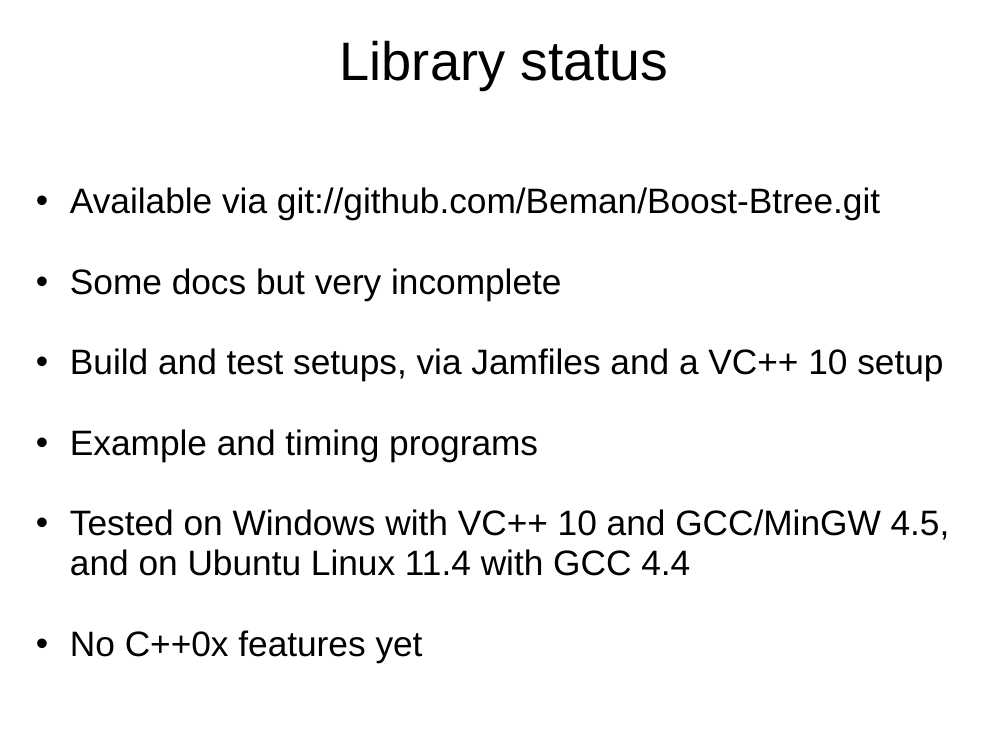
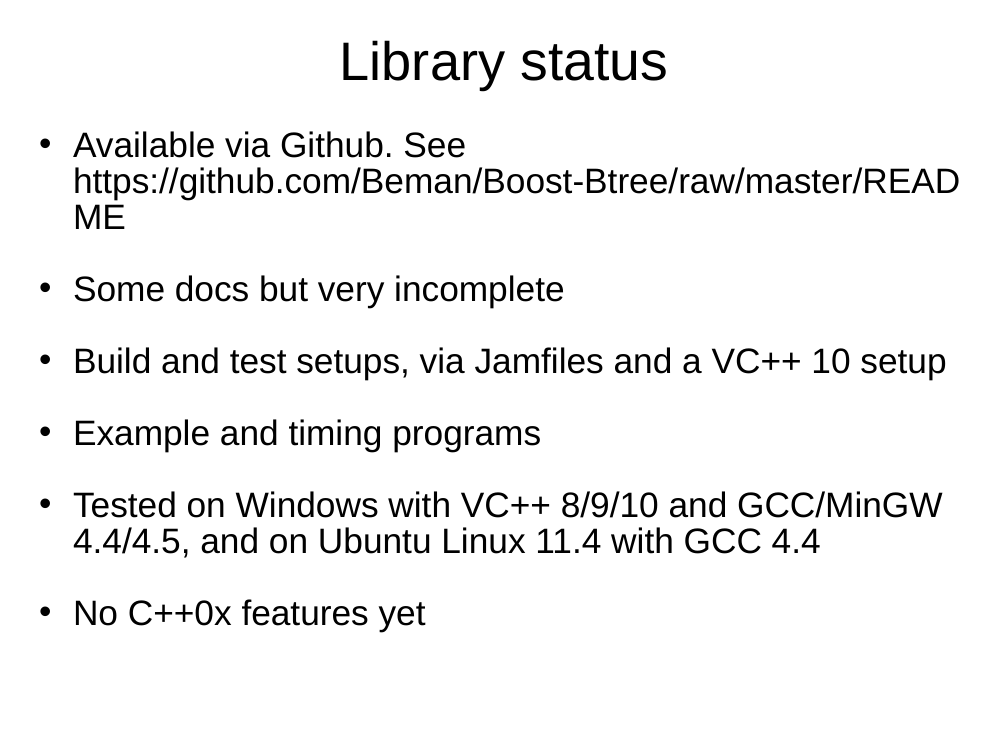
Before and after one commit to Beman/btree, a slide deck: slide 41 of libs/btree/doc/Proposed-B-tree-library.ppt (slide 39 before the commit). Drawn at 1008x756 pixels with LibreOffice and Linux fonts; fonts in the diff are those of the drawing; background and template pictures are left out. Boxes give left, top, right and bottom in pixels: in the first picture for what was removed or moved away, otherwise in the second. Text is boxed around its words. In the diff, an @@ line names an element or a change of style, - is before the commit and + after.

```diff
--- a/libs/btree/doc/Proposed-B-tree-library.ppt
+++ b/libs/btree/doc/Proposed-B-tree-library.ppt
@@ text "Available via Github. See https://github.com/Beman/Boost-Btr ...": place and size @@
-text "Available via Github. See https://github.com/Beman/Boost-Btr ..." at [70,187,950,662]
+text "Available via Github. See https://github.com/Beman/Boost-Btr ..." at [73,131,960,631]
@@ text at [73,131,960,199]: text changed @@
-  • Available via git://github.com/Beman/Boost-Btree.git
+  • Available via Github. See
+    https://github.com/Beman/Boost-Btree/raw/master/README
@@ text at [73,275,946,631]: line spacing 0.95 to 0.85 @@
@@ text at [73,491,943,558]: text changed @@
-  • Tested on Windows with VC++ 10 and GCC/MinGW 4.5, and on Ubuntu Linux 11.4 with GCC 4.4
+  • Tested on Windows with VC++ 8/9/10 and GCC/MinGW 4.4/4.5, and on Ubuntu Linux 11.4 with GCC 4.4
```
Also in this commit, not shown: 5 other slides changed, 2 slides added, 1 other file.
